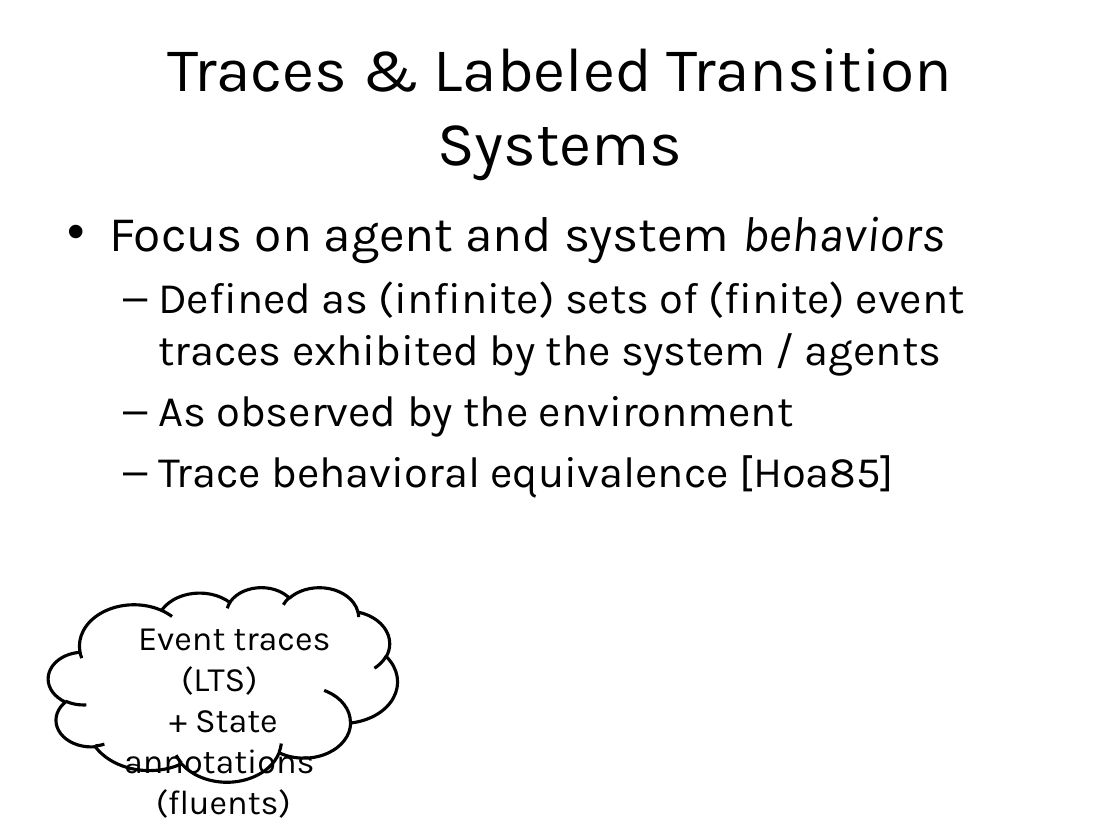
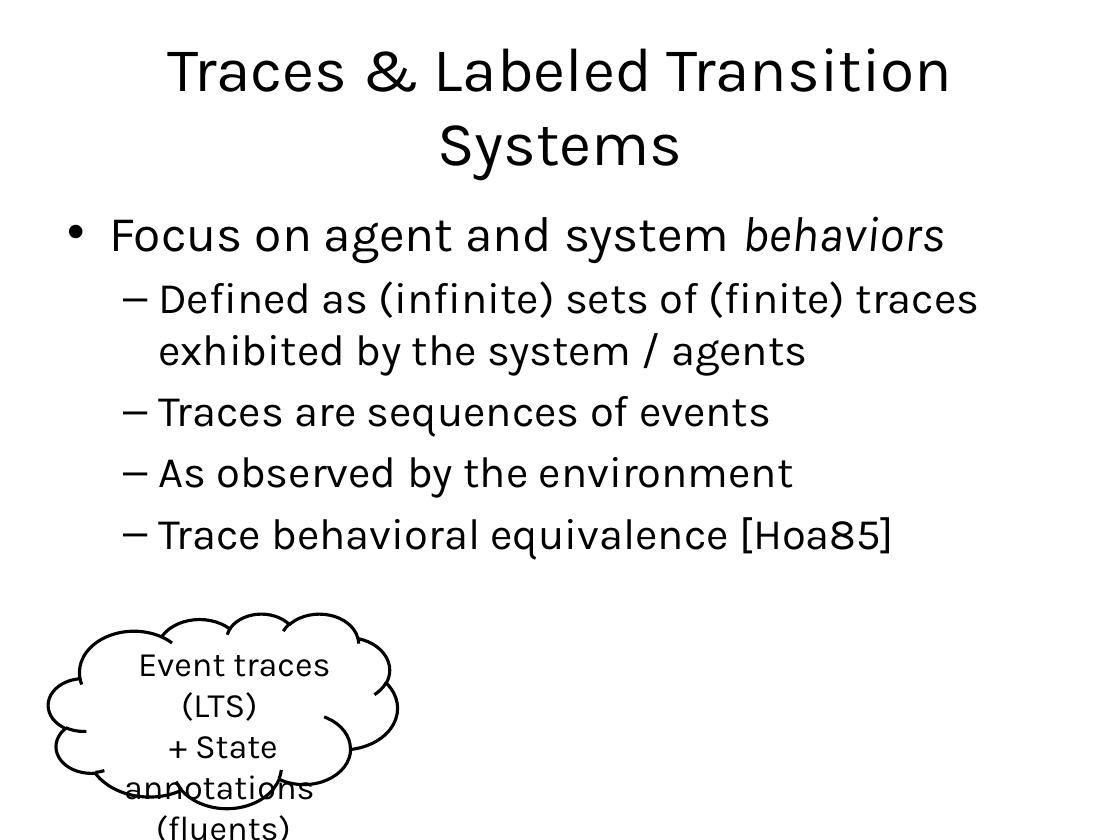
Before and after one commit to blambeau/phd, a slide deck: slide 13 of private-defense/slides.pptx (slide 11 before the commit). Drawn at 1120x840 pixels with LibreOffice and Linux fonts; fonts in the diff are those of the drawing. Boxes give left, top, right and bottom in pixels: in the first picture for what was removed or moved away, otherwise in the second. Text is boxed around its words. In the diff, an @@ line names an element or a change of style, - is before the commit and + after.

Commit message:
A few slides typos

```diff
--- a/private-defense/slides.pptx
+++ b/private-defense/slides.pptx
@@ text at (x1=158, y1=281, x2=980, y2=437): text changed @@
-  – Defined as (infinite) sets of (finite) event traces exhibited by the system / agents
+  – Defined as (infinite) sets of (finite) traces exhibited by the system / agents
+  – Traces are sequences of events
@@ cloud moved from (x1=48, y1=587, x2=398, y2=782) to (x1=48, y1=614, x2=398, y2=809) @@
@@ text "Event traces (LTS) + State ..." rewrapped from (x1=124, y1=628, x2=330, y2=818) to (x1=124, y1=654, x2=330, y2=809) @@
```
Also in this commit, not shown: 5 other slides changed, 4 slides added.
